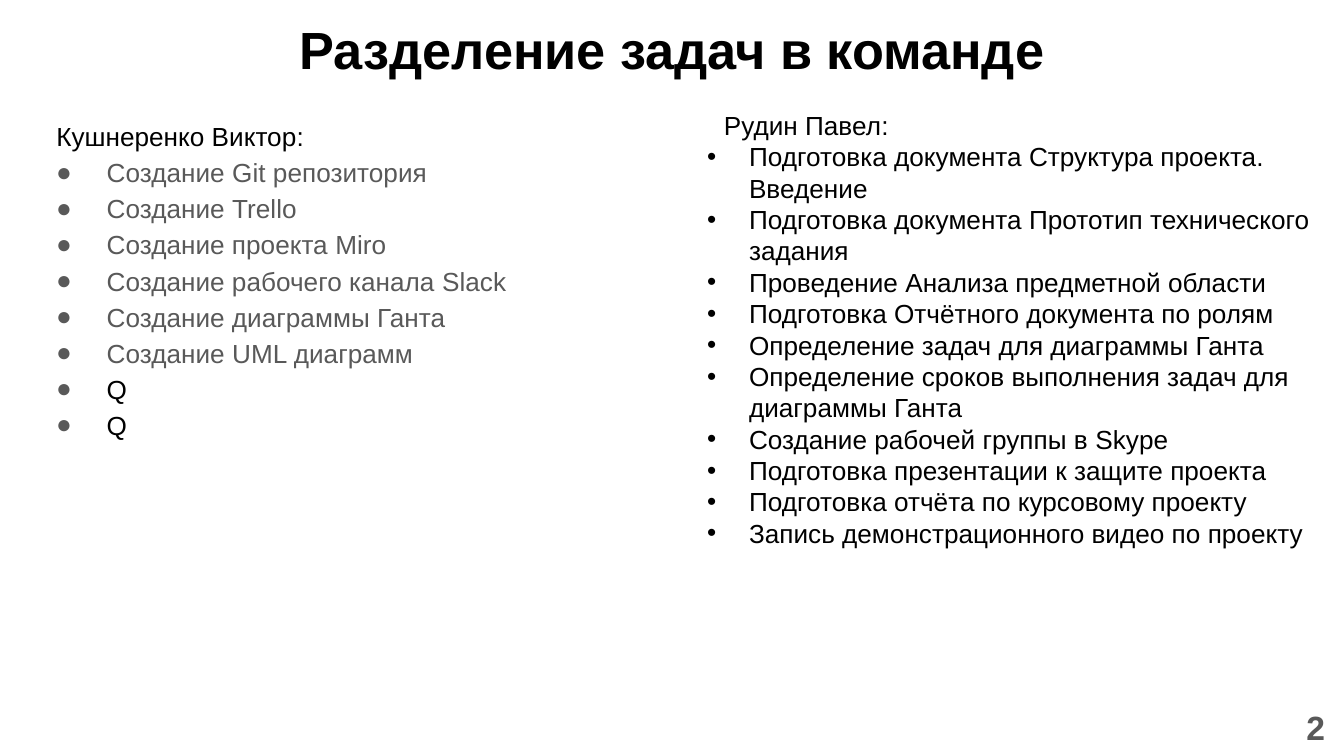
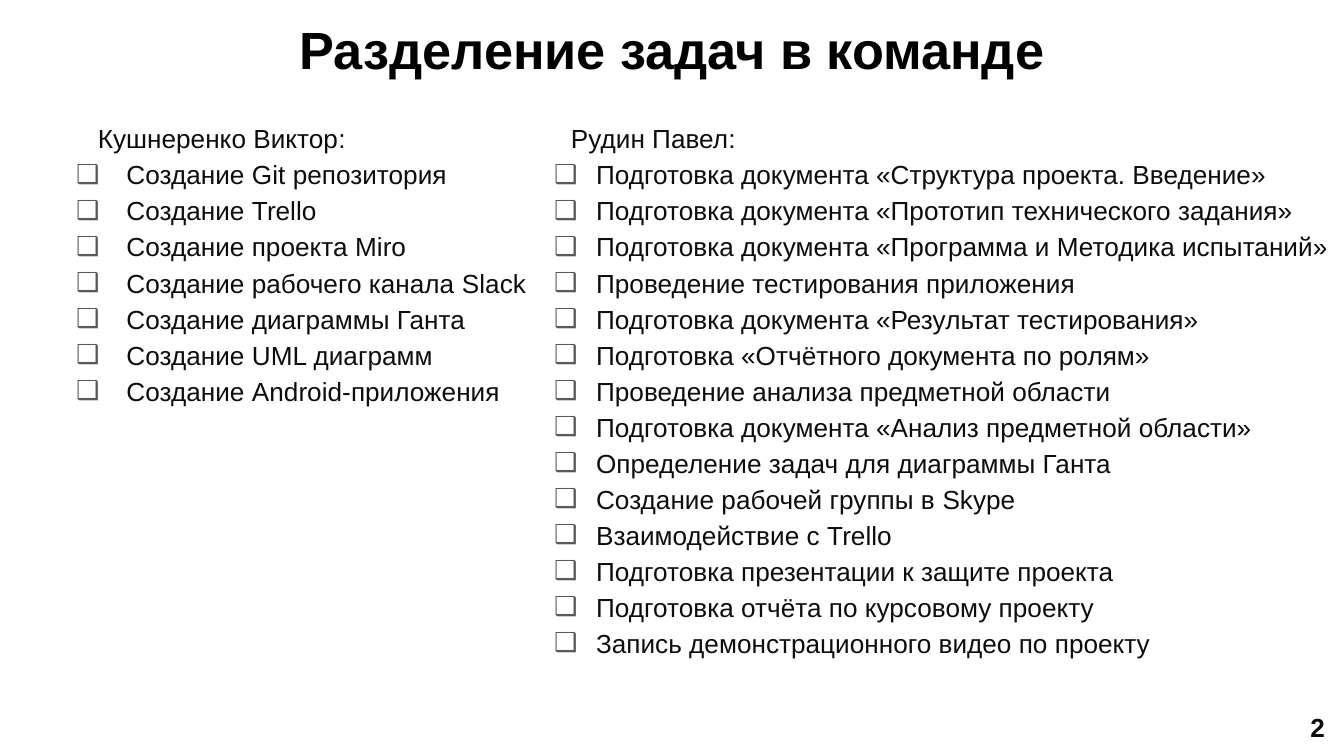
Before and after one commit to Vitya535/FindJobOnHH, a slide deck: slide 2 of Documents/Presentation.pptx. Drawn at 1344x756 pixels with LibreOffice and Linux fonts; fonts in the diff are those of the drawing. Boxes give left, top, right and bottom in pixels: in the first picture for what was removed or moved away, otherwise in the second. Text is boxed around its words. In the diff, an @@ line names an element or a change of style, - is before the commit and + after.

Commit message:
Создано 90% презентации к защите

```diff
--- a/Documents/Presentation.pptx
+++ b/Documents/Presentation.pptx
@@ text "Кушнеренко Виктор:": place and size @@
-text "Кушнеренко Виктор:" at [56, 128, 506, 440]
+text "Кушнеренко Виктор:" at [98, 130, 526, 406]
@@ text "Рудин Павел:": place and size @@
-text "Рудин Павел:" at [724, 117, 1309, 549]
+text "Рудин Павел:" at [571, 130, 1327, 659]
@@ text at [98, 130, 526, 370]: text colour #000000 to #0D0D0D in "Кушнеренко Виктор:"; text colour #595959 to #0D0D0D in "Создание Git репозитория", "Создание Trello", "Создание проекта Miro", "Создание рабочего канала Slack" and 2 more places; bullet ● to ❑ @@
@@ text at [571, 130, 1150, 659]: text colour #000000 to #0D0D0D in "Рудин Павел:", "Определение задач для диаграммы Ганта", "Создание рабочей группы в Skype", "Подготовка презентации к защите проекта" and 2 more places; line spacing 1 to 1.15; bullet • to ❑; bullet colour #000000 to #595959 @@
@@ text at [596, 165, 1327, 442]: text changed; text colour #000000 to #0D0D0D @@
-• Подготовка документа Структура проекта. Введение
-• Подготовка документа Прототип технического задания
-• Проведение Анализа предметной области
-• Подготовка Отчётного документа по ролям
+❑ Подготовка документа «Структура проекта. Введение»
+❑ Подготовка документа «Прототип технического задания»
+❑ Подготовка документа «Программа и Методика испытаний»
+❑ Проведение тестирования приложения
+❑ Подготовка документа «Результат тестирования»
+❑ Подготовка «Отчётного документа по ролям»
+❑ Проведение анализа предметной области
+❑ Подготовка документа «Анализ предметной области»
@@ text at [126, 382, 499, 406]: text changed; text colour #000000 to #0D0D0D @@
-● Q
-● Q
+❑ Создание Android-приложения
@@ text at [749, 367, 1289, 423]: paragraph removed @@
-• Определение сроков выполнения задач для диаграммы Ганта
@@ text at [596, 525, 891, 551]: paragraph added @@
+❑ Взаимодействие с Trello
@@ page number at [1310, 718, 1325, 737]: size 18 to 14 pt, text colour #595959 to #0D0D0D @@
```
Also in this commit, not shown: 8 other slides changed, 2 slides added, 3 slides removed.
